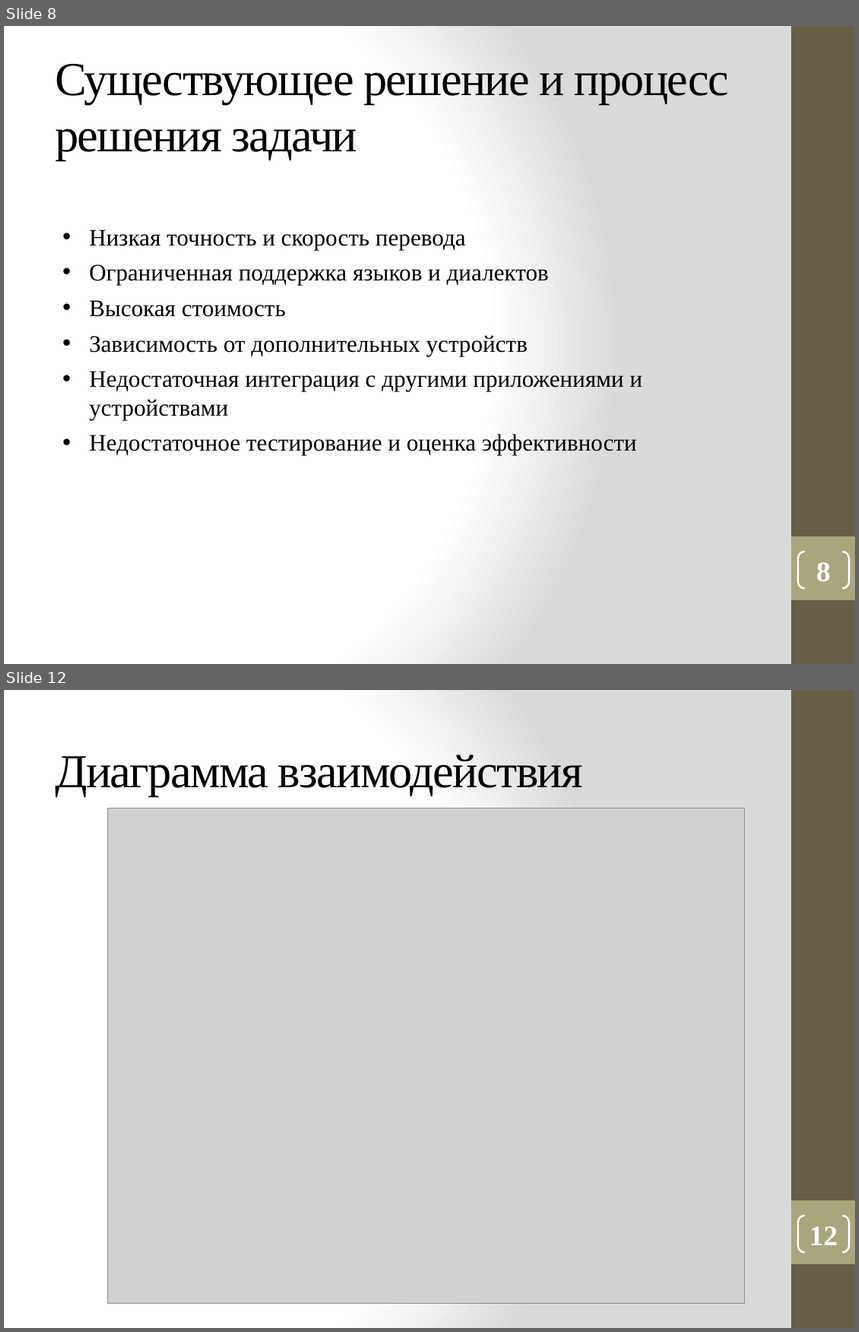
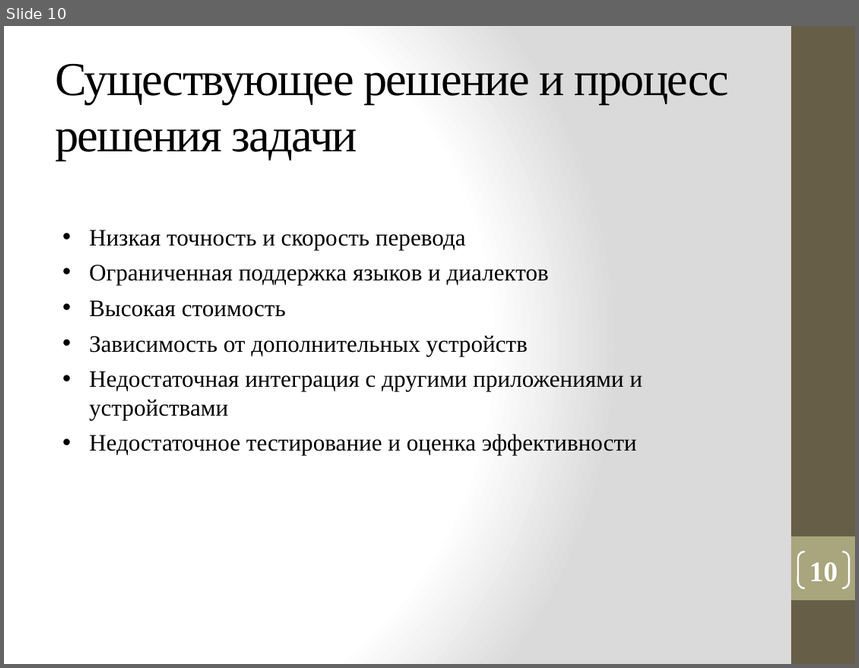
Before and after one commit to vadimgilka/DeafAndDumbPeople, a slide deck: Моя документация/Презентация_Панова.pptx. Shown one above the other, each under a label of ours: slides 8 and 12 before the commit, slide 10 after it; the slides between them are not shown. The pictures are 859x1332 and 859x668 pixels, drawn with LibreOffice and Linux fonts; fonts in the diff are those of the drawing; grey boxes stand for pictures. Boxes give left, top, right and bottom in pixels: in the first picture for what was removed or moved away, otherwise in the second. Text is boxed around its words. In the diff, an @@ line names an element or a change of style, - is before the commit and + after.

```diff
--- a/Моя документация/Презентация_Панова.pptx
+++ b/Моя документация/Презентация_Панова.pptx
@@ slide 12 removed at bbox=[4, 690, 855, 1328], background gradient #FFFFFF to #DADADA; not listed: 2 template elements that a slide beside it also shows @@
@@ title removed at bbox=[55, 755, 583, 796] @@
-Диаграмма взаимодействия
@@ picture removed at bbox=[108, 809, 744, 1304] @@
@@ page number removed at bbox=[798, 1216, 849, 1252] @@
-12
@@ what was slide 8 is now slide 10 @@
@@ page number at bbox=[810, 563, 838, 582]: text changed @@
-8
+10
```
Also in this commit, not shown: 5 slides changed, 6 slides added, 2 other slides removed, 1 other file.
